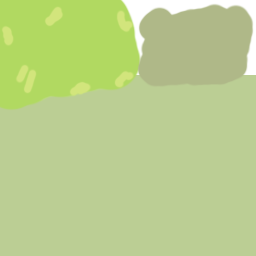
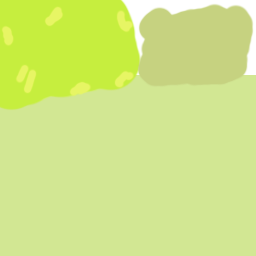
The second 256px x 256px image is a revision of the first. Changes to its layers:
removed layer "Layer 2" from group "Group 1" over [0,0,254,111]
painted on "Layer 1" over [0,0,256,256]
